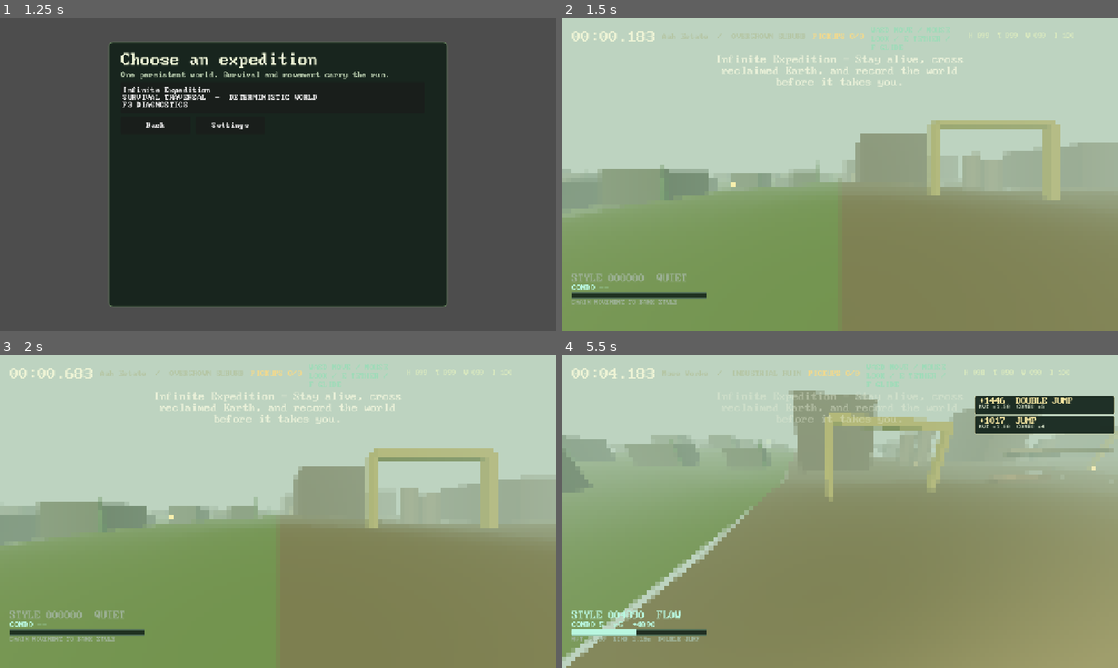
Above: before the commit, frames 1-4 (two rows, left to right).
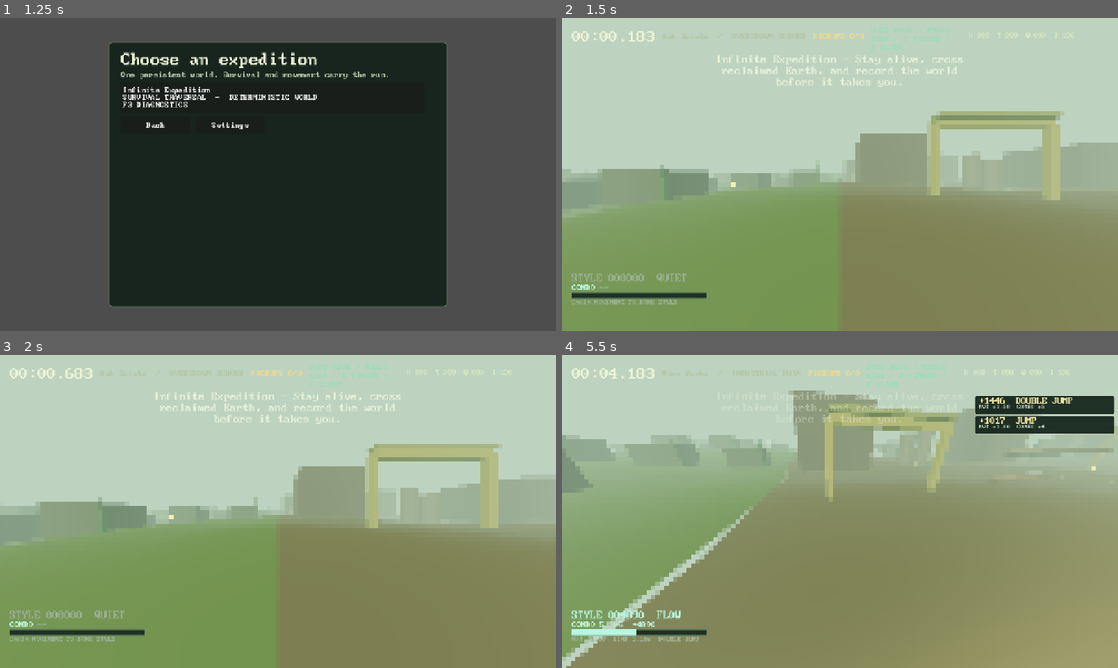
Above: after the commit, the same moments.

Repository: gongahkia/hot-cross-buns
Game: Godot game, scene res://scenes/main.tscn
Same seed, same stepped clock (60 frames per second), same inputs: the game is played once before the commit and once after it.
Inputs (mouse positions are in pixels of both pictures, inside the frame that each line leads up to):
- Up to frame 1 (1.25 s): click "Choose a journey" at 0.5 s
- Up to frame 2 (1.5 s): click "Infinite Expedition SURVIVAL …" at 1.25 s
- Up to frame 3 (2 s): no input
- Up to frame 4 (5.5 s): tap Enter at 2 s; move the mouse to (867, 511) at 2.02 s; hold W (move_forward) from 2.03 s (still down); tap Shift (dash) at 2.1 s; click (867, 511) at 2.17 s; tap Space (jump) at 2.27, 3.02, 4.52, 5.27 s; move the mouse to (812, 511) at 2.77 s; tap F (glide) at 2.85 s; move the mouse to (851, 505) at 3.52 s; hold E (grapple) 3.53-4.28 s; move the mouse to (834, 517) at 4.27 s; tap Q (slam) at 4.35 s; click (834, 517) at 4.42 s; move the mouse to (878, 514) at 5.02 s; hold C (slide) from 5.03 s (still down)

Frame 1 is identical in both runs. In frame 2, 0.7% of the frame differs, in the area x 66-91%, y 29-33%; in frame 3, 0.3%; in frame 4, 0.5%.

Commit message:
Add industrial ruin traversal routes

Diff:
--- a/scripts/world_generator.gd
+++ b/scripts/world_generator.gd
@@ -20,6 +20,7 @@
 const FLOODED_ECOLOGY := preload("res://scripts/world_flooded_city_ecology.gd")
 const INDUSTRIAL_LAYOUT := preload("res://scripts/world_industrial_layout.gd")
 const INDUSTRIAL_STRUCTURES := preload("res://scripts/world_industrial_structures.gd")
+const INDUSTRIAL_TRAVERSAL := preload("res://scripts/world_industrial_traversal.gd")
 
 const CHUNK_SIZE := 64.0
 const REGION_SIZE := 512.0
@@ -82,6 +83,8 @@
 	if not industrial_layout.is_empty():descriptor["industrial_layout"]=industrial_layout
 	var industrial_structures:=INDUSTRIAL_STRUCTURES.generate(seed,chunk_x,chunk_z,industrial_layout)
 	if not industrial_structures.is_empty():descriptor["industrial_structures"]=industrial_structures
+	var industrial_traversal:=INDUSTRIAL_TRAVERSAL.generate(seed,chunk_x,chunk_z,industrial_layout,industrial_structures)
+	if not industrial_traversal.is_empty():descriptor["industrial_traversal"]=industrial_traversal
 	var city_layout:=CITY_LAYOUT.sample(self,chunk_x,chunk_z,sample_data)
 	if not city_layout.is_empty():descriptor["city_layout"]=city_layout
 	var city_arterials:=CITY_ARTERIALS.generate(seed,chunk_x,chunk_z,city_layout)
--- /dev/null
+++ b/scripts/world_industrial_traversal.gd
@@ -0,0 +1,10 @@
+class_name WorldIndustrialTraversal
+extends RefCounted
+
+const RNG=preload("res://scripts/world_rng.gd")
+
+static func generate(seed:int,chunk_x:int,chunk_z:int,layout:Dictionary,structures:Dictionary)->Dictionary:
+	if layout.is_empty() or structures.is_empty():return {}
+	var factories:Array=structures.get("factories",[]);var gantries:Array=structures.get("gantries",[]);if factories.is_empty() or gantries.is_empty():return {}
+	var axis:=str(layout.get("service_axis","x"));var factory:Dictionary=factories[0];var gantry:Dictionary=gantries[0];var factory_length:=(float(factory.width) if axis=="x" else float(factory.depth))*.76;var direction:=-1.0 if RNG.unit(seed,chunk_x,chunk_z,1567)<.5 else 1.0;var edge:=float(factory.width)*.5 if axis=="x" else float(factory.depth)*.5;var access_x:=float(factory.x)+direction*edge if axis=="x" else float(factory.x);var access_z:=float(factory.z)+direction*edge if axis=="z" else float(factory.z)
+	return {"catwalks":[{"id":"industrial_catwalk:%d:%d:factory"%[chunk_x,chunk_z],"x":float(factory.x),"z":float(factory.z),"axis":axis,"length":factory_length,"width":2.4,"height":float(factory.height)+.55},{"id":"industrial_catwalk:%d:%d:gantry"%[chunk_x,chunk_z],"x":float(gantry.x),"z":float(gantry.z),"axis":str(gantry.axis),"length":float(gantry.span),"width":1.8,"height":float(gantry.height)+.75}],"access_routes":[{"id":"industrial_access:%d:%d"%[chunk_x,chunk_z],"x":access_x,"z":access_z,"axis":axis,"direction":direction,"run":10.0,"rise":float(factory.height)+.55,"step_count":5}]}
--- /dev/null
+++ b/scripts/world_industrial_traversal_test.gd
@@ -0,0 +1,23 @@
+extends SceneTree
+const LAYOUT=preload("res://scripts/world_industrial_layout.gd")
+const STRUCTURES=preload("res://scripts/world_industrial_structures.gd")
+const TRAVERSAL=preload("res://scripts/world_industrial_traversal.gd")
+const GENERATOR=preload("res://scripts/world_generator.gd")
+var failed:=false
+func _expect(condition:bool,message:String)->void:
+	if not condition:failed=true;push_error(message)
+func _initialize()->void:
+	var layout:=LAYOUT.generate(20260730,4,-2,{"land_use":"manufacturing","ruin_age_years":160});var structures:=STRUCTURES.generate(20260730,4,-2,layout);var result:=TRAVERSAL.generate(20260730,4,-2,layout,structures)
+	_expect((result.catwalks as Array).size()==2 and (result.access_routes as Array).size()==1,"industrial traversal records missing")
+	for catwalk:Dictionary in result.catwalks:_expect(str(catwalk.id).begins_with("industrial_catwalk:") and str(catwalk.axis) in ["x","z"] and float(catwalk.length)>0.0 and float(catwalk.width)>0.0 and float(catwalk.height)>0.0,"industrial catwalk grammar drifted")
+	var access:Dictionary=(result.access_routes as Array)[0];_expect(str(access.id).begins_with("industrial_access:") and str(access.axis) in ["x","z"] and absf(float(access.direction))==1.0 and float(access.run)==10.0 and float(access.rise)>0.0 and int(access.step_count)==5,"industrial access grammar drifted")
+	_expect(result==TRAVERSAL.generate(20260730,4,-2,layout,structures) and TRAVERSAL.generate(1,0,0,{},structures).is_empty(),"industrial traversal is not deterministic")
+	(result.catwalks as Array)[0]["height"]=0.0;_expect(float((TRAVERSAL.generate(20260730,4,-2,layout,structures).catwalks as Array)[0].height)>0.0,"industrial traversal leaked mutable state")
+	var generator:=GENERATOR.new(20260730);var found:=false
+	for region_z in range(-8,9):
+		for region_x in range(-8,9):
+			var chunk_x:=region_x*8;var chunk_z:=region_z*8;var descriptor:Dictionary=generator.chunk_descriptor(chunk_x,chunk_z)
+			if str(descriptor.region.family)=="industrial_ruin":found=true;_expect(descriptor.industrial_traversal==TRAVERSAL.generate(20260730,chunk_x,chunk_z,descriptor.industrial_layout,descriptor.industrial_structures),"industrial traversal descriptor wiring drifted");break
+		if found:break
+	_expect(found,"industrial traversal fixture found no industrial ruin")
+	quit(1 if failed else 0)
--- a/scripts/world_streamer.gd
+++ b/scripts/world_streamer.gd
@@ -255,6 +255,7 @@
 		_add_flooded_city_ecology(root,descriptor.get("flood_ecology",{}))
 	elif family == "industrial_ruin":
 		_add_industrial_structures(root,descriptor.get("industrial_structures",{}))
+		_add_industrial_traversal(root,descriptor.get("industrial_traversal",{}))
 	elif family == "overgrown_suburb":
 		_add_suburb(root, chunk_x, chunk_z)
 	else:
@@ -345,6 +346,14 @@
 
 func _add_industrial_pipe(root:Node3D,record:Dictionary)->void:
 	var x:=float(record.x);var z:=float(record.z);var pipe:=MeshInstance3D.new();var mesh:=CylinderMesh.new();mesh.top_rad …(424 unchanged characters)…
+
+func _add_industrial_traversal(root:Node3D,fields:Dictionary)->void:
+	for catwalk:Dictionary in fields.get("catwalks",[]):
+		var x:=float(catwalk.x);var z:=float(catwalk.z);var size:=Vector3(float(catwalk.length),.45,float(catwalk.width)) if str(catwalk.axis)=="x" else Vector3(float(catwalk.width),.45,float(catwalk.length));_add_box(root,Vector3(x,ground_height(root.global_position+Vector3(x,0.0,z))+float(catwalk.height),z),size,Color("#89906e"),"IndustrialCatwalk")
+	for access:Dictionary in fields.get("access_routes",[]):
+		var count:=int(access.step_count);var axis:=str(access.axis);var direction:=float(access.direction)
+		for step in range(count):
+			var progress:=float(step+1)/float(count);var x:=float(access.x)-direction*float(access.run)*(1.0-progress) if axis=="x" else float(access.x);var z:=float(access.z)-direction*float(access.run)*(1.0-progress) if axis=="z" else float(access.z);var height:=float(access.rise)*progress;var size:=Vector3(float(access.run)/float(count),height,2.4) if axis=="x" else Vector3(2.4,height,float(access.run)/float(count));_add_box(root,Vector3(x,ground_height(root.global_position+Vector3(x,0.0,z))+height*.5,z),size,Color("#7f7c67"),"IndustrialAccessStep")
 
 func _add_suburb(root: Node3D, chunk_x: int, chunk_z: int) -> void:
 	for index in range(5):
Not shown, added: docs/industrial-ruin-traversal.md
